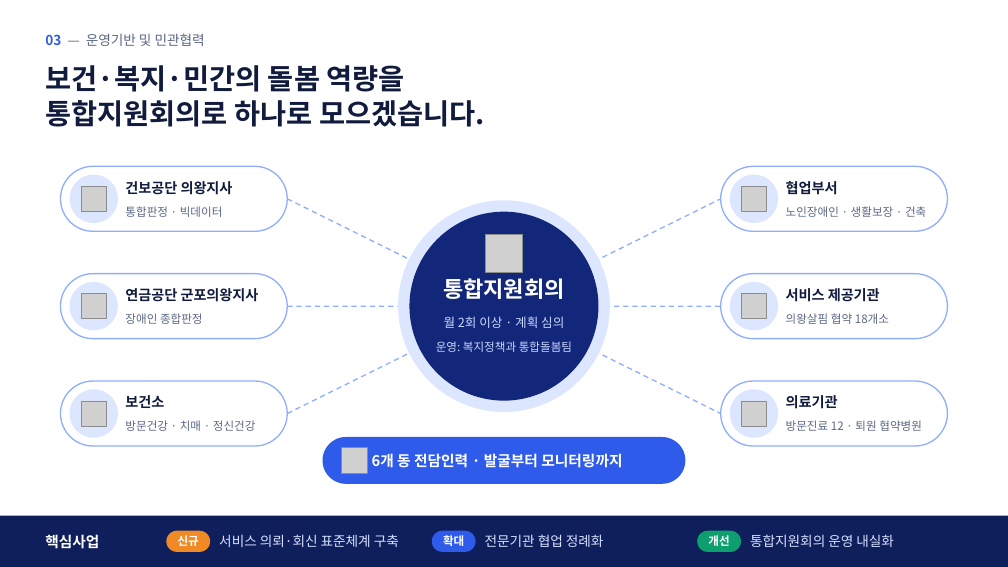
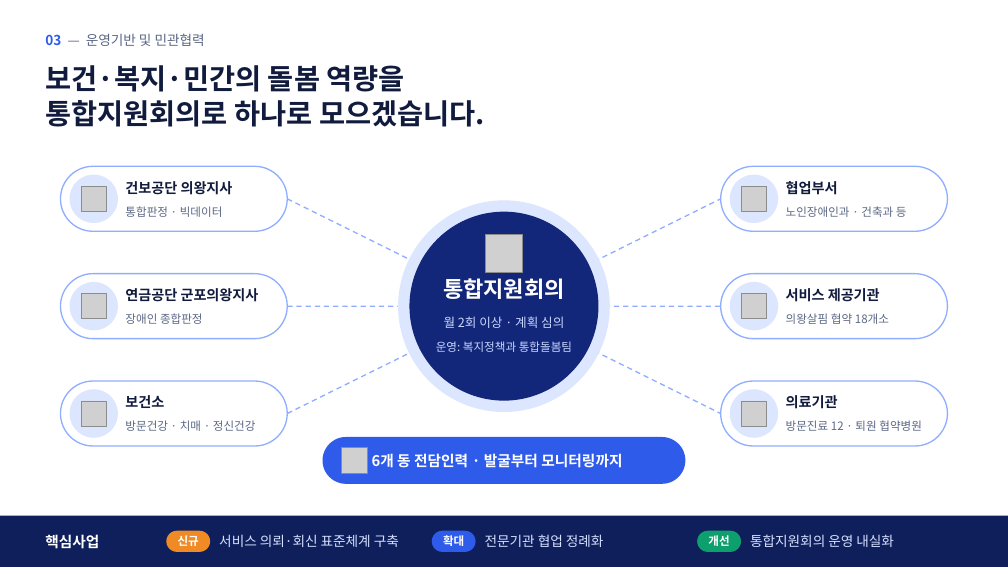
Before and after one commit to skys0430-creator/ssosso0430, a slide deck: slide 11 of docs/uiwang-2027-plan/files/2027_지역계획_협의체심의_발표자료_v3_15장.pptx. Drawn at 1008x567 pixels with LibreOffice and Linux fonts; fonts in the diff are those of the drawing; grey boxes stand for pictures; background and template pictures are left out. Boxes give left, top, right and bottom in pixels: in the first picture for what was removed or moved away, otherwise in the second. Text is boxed around its words. In the diff, an @@ line names an element or a change of style, - is before the commit and + after.

```diff
--- a/docs/uiwang-2027-plan/files/2027_지역계획_협의체심의_발표자료_v3_15장.pptx
+++ b/docs/uiwang-2027-plan/files/2027_지역계획_협의체심의_발표자료_v3_15장.pptx
@@ text at (786,206,907,217): text changed @@
-노인장애인 · 생활보장 · 건축
+노인장애인과 · 건축과 등
```
Also in this commit, not shown: 1 other file.
